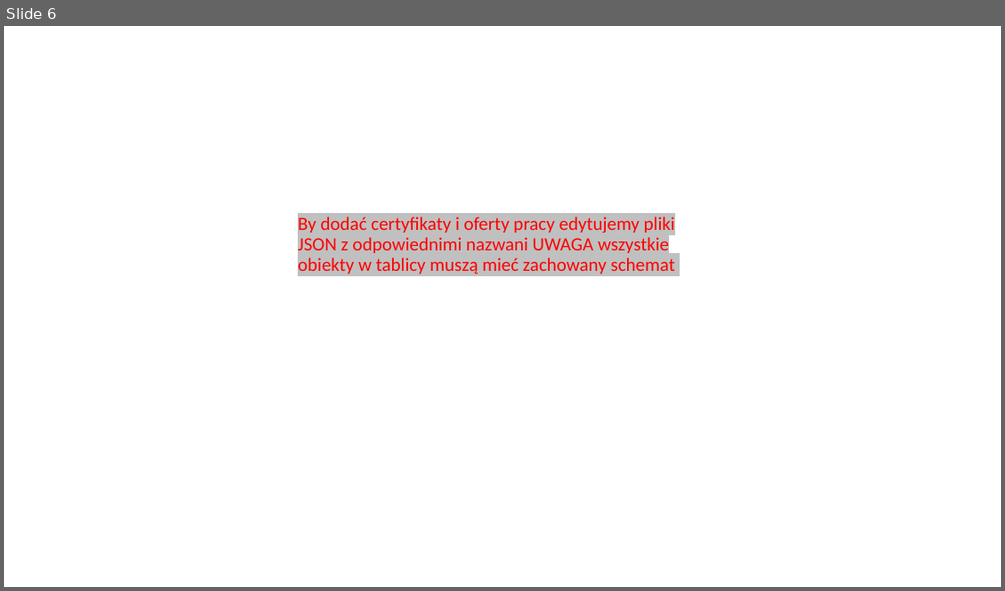
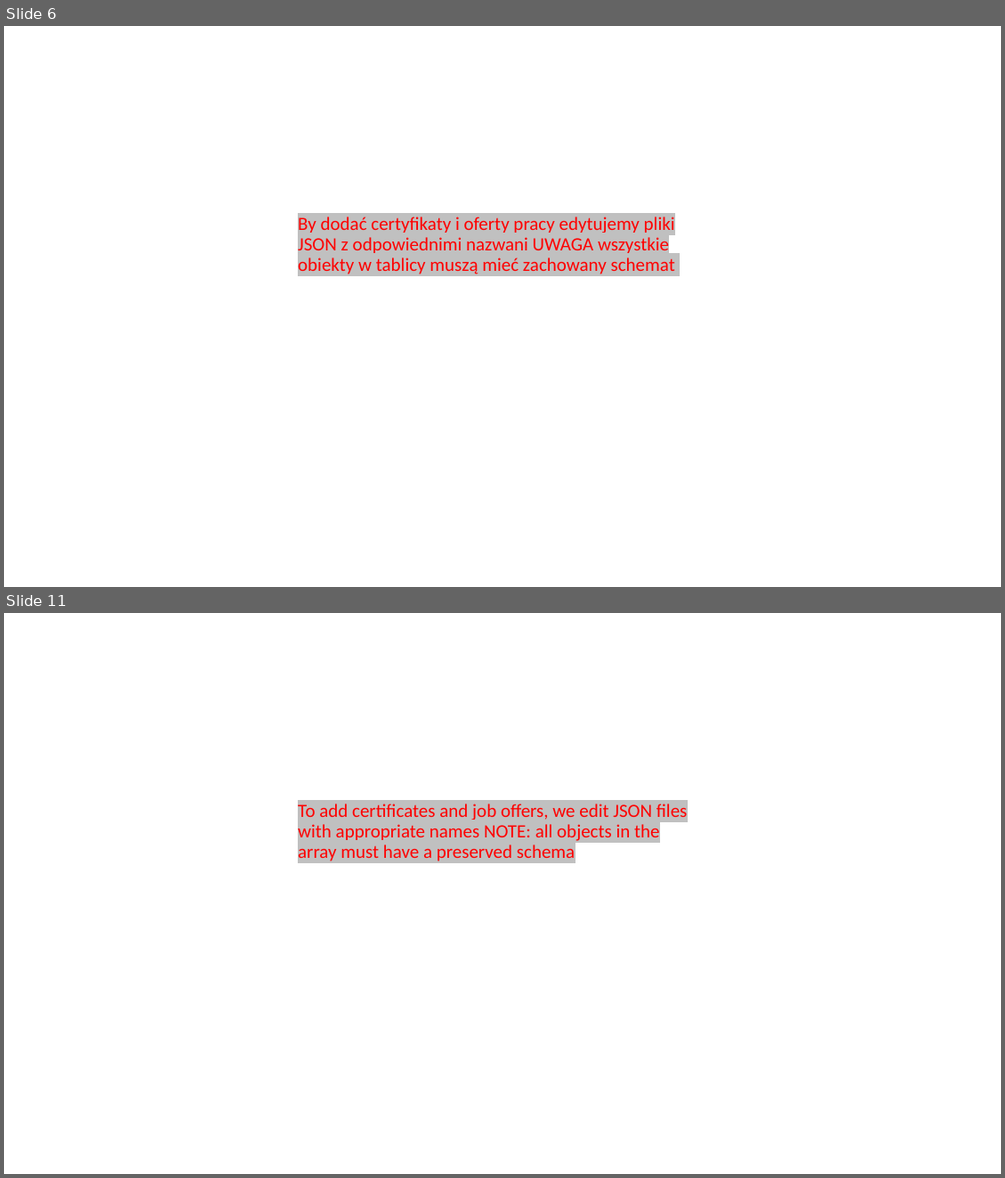
Before and after one commit to SzczepanRy/mockup, a slide deck: prentacje/Funkcjonalności strony.pptx. Shown one above the other, each under a label of ours: slide 6 before the commit, slides 6 and 11 after it; the slides between them are not shown. The pictures are 1005x591 and 1005x1178 pixels, drawn with LibreOffice and Linux fonts; fonts in the diff are those of the drawing; background and template pictures are left out. Boxes give left, top, right and bottom in pixels: in the first picture for what was removed or moved away, otherwise in the second. Text is boxed around its words. In the diff, an @@ line names an element or a change of style, - is before the commit and + after.

```diff
--- a/prentacje/Funkcjonalności strony.pptx
+++ b/prentacje/Funkcjonalności strony.pptx
@@ slide 11 added at [4, 613, 1001, 1174], background picture (left out) @@
@@ title added at [298, 803, 688, 861], 18 pt, text #FF0000 @@
+To add certificates and job offers, we edit JSON files with appropriate names NOTE: all objects in the array must have a preserved schema
```
Also in this commit, not shown: 5 slides changed, 4 other slides added, 1 other file.
